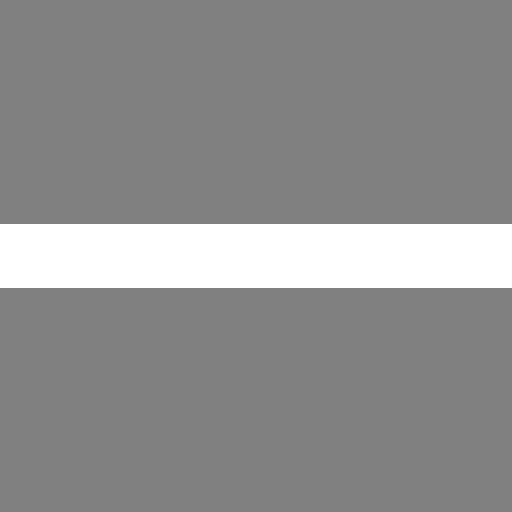
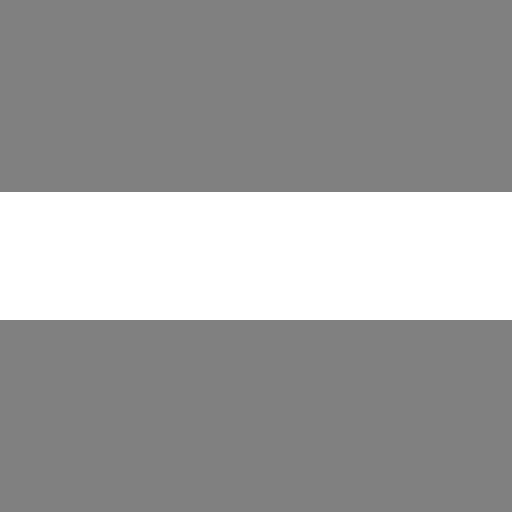
The second 512×512 image is a revision of the first. Changes to its layers:
painted on "White path" (2nd of 2) over [left=0, top=192, right=512, bottom=320]
